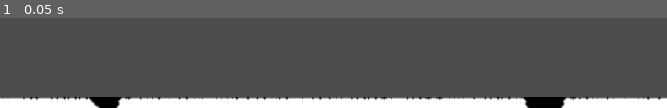
Above: before the commit, frame 1.
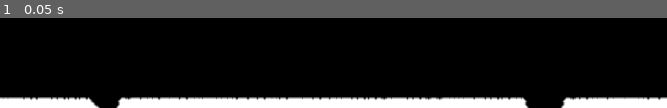
Above: after the commit, the same moment.

Repository: EEEEEEEEthan/kingdom2d
Game: Godot game, scene res://game.tscn
The game is run twice, just before and just after one commit, with the same random seed, the same clock (stepped at 60 frames per second) and the same inputs.
Inputs:
- Up to frame 1 (0.05 s): no input

The runs differ from the first frame. In frame 1, 88% of the frame differs, in the area x 0-100%, y 0-88%.

Commit message:
桌宠窗口无边框与透明背景
启用逐像素透明；运行时设置 borderless、transparent 与 viewport transparent_bg。

Co-authored-by: Cursor <cursoragent@cursor.com>
Signed-off-by: Composer <composer@cursor.com>

Diff:
--- a/desktop_pet/desktop_pet.gd
+++ b/desktop_pet/desktop_pet.gd
@@ -22,8 +22,11 @@
 
 func _sync_window_flags() -> void:
 	var win := get_window()
+	win.borderless = true
+	win.transparent = true
 	win.unfocusable = false
 	win.always_on_top = _always_on_top
+	get_viewport().transparent_bg = true
 
 
 func _notification(what: int) -> void:
--- a/project.godot
+++ b/project.godot
@@ -23,6 +23,7 @@
 window/size/viewport_width=960
 window/size/viewport_height=128
 window/size/always_on_top=false
+window/per_pixel_transparency/allowed=true
 window/stretch/mode="canvas_items"
 window/stretch/aspect="expand"
 
